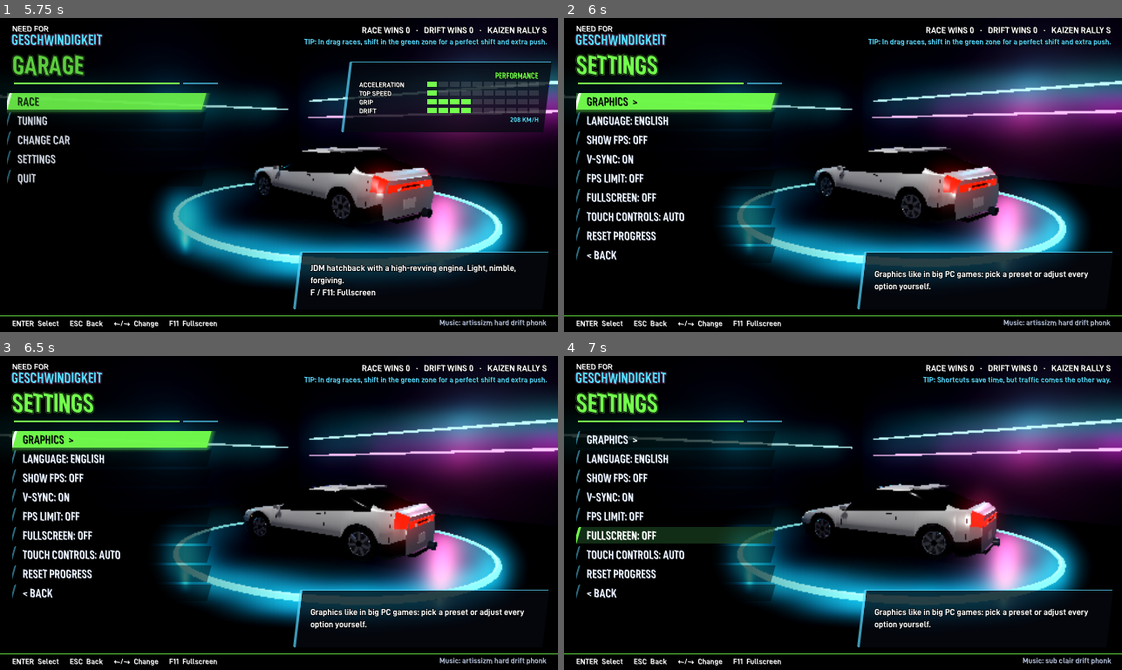
Above: before the commit, frames 1-4 (two rows, left to right).
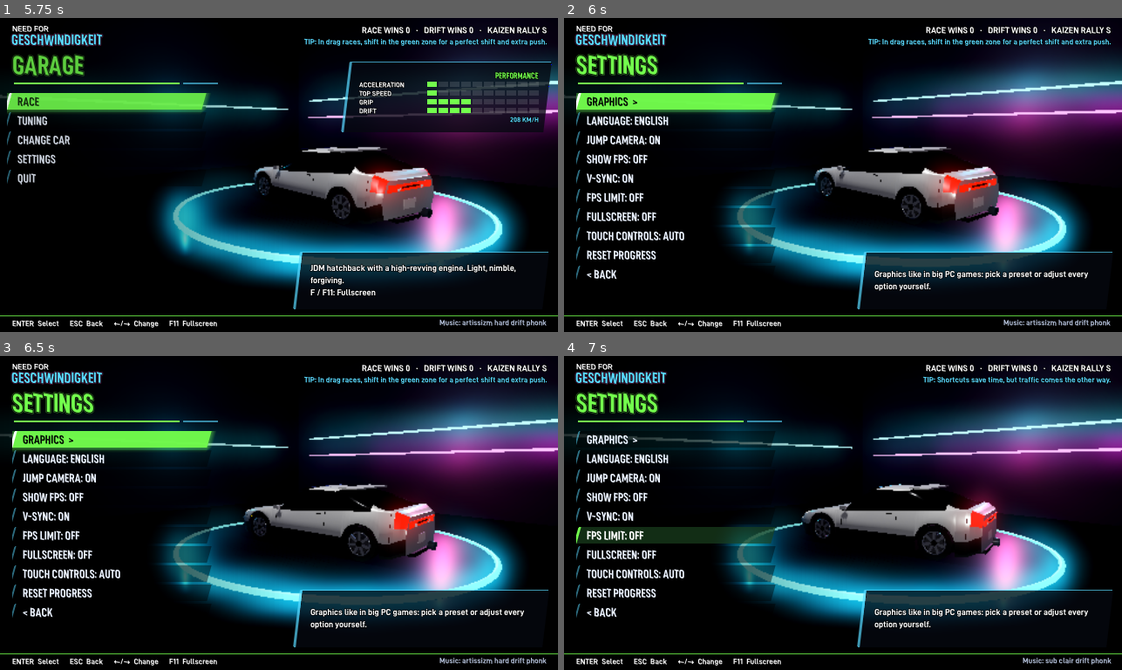
Above: after the commit, the same moments.

Repository: DesignStraub/underground-sprint
Game: Godot game, scene res://scenes/intro.tscn
Two runs of this game, one before a commit and one after it. Both use one fixed random seed, a clock stepped at 60 frames per second and the inputs below.
Inputs (mouse positions are in pixels of both pictures, inside the frame that each line leads up to):
- Up to frame 1 (5.75 s): tap Enter (ui_accept) at 0.5, 0.77, 1.07, 3.77, 4.07 s; move the mouse to (401, 159) at 0.52 s; hold D (steer_right) 0.53-1.25 s; hold C (camera) 0.53-1.25 s; click (401, 159) at 0.67 s; drag from (167, 190) to (251, 237) at 1.27 s; move the mouse to (334, 105) at 2.02 s; hold D (steer_right) 2.03-2.75 s; hold M (next_track) 2.03-2.75 s; click (334, 105) at 2.17 s; tap C (camera) at 2.3 s; drag from (251, 237) to (111, 127) at 2.77 s; move the mouse to (446, 222) at 3.52 s; hold A (steer_left) 3.53-4.25 s; hold C (camera) 3.53-4.25 s; tap N at 3.6 s; click (446, 222) at 3.67 s; tap F11 (fullscreen) at 4.15 s; drag from (111, 127) to (195, 96) at 4.27 s; move the mouse to (306, 175) at 5.02 s; hold S (brake) from 5.03 s (still down); hold C (camera) from 5.03 s (still down); tap F at 5.1 s; click (306, 175) at 5.17 s; tap Escape (pause) at 5.65 s
- Up to frame 2 (6 s): release S (brake) at 5.75 s; release C (camera) at 5.75 s; click "SETTINGS" at 5.75 s
- Up to frame 3 (6.5 s): no input
- Up to frame 4 (7 s): drag from (759, 434) to (731, 528) at 6.52 s

Frame 1 is identical in both runs. In frame 2, 2.2% of the frame differs, in the area x 2-22%, y 37-84%; in frame 3, 2.2%; in frame 4, 2.2%.

Commit message:
Sprungkamera wie in NFSU mit leichter Zeitlupe
Bei hohen, langen Sprüngen (Seesprung, Bahnrampe) schneidet das Bild auf eine feste Kamera schräg vor der
Landestelle: Flugbahn wird vorausgerechnet, Standort nur mit freier Sicht, Zoom hält das Auto gleich groß,
Aufhelllicht, Kino-Balken, Zeitlupe 0,45-0,7 mit dumpfem Ton. Einstellung Sprungkamera: An / Ohne Zeitlupe / Aus.

Co-Authored-By: Claude Opus 5.5 <noreply@anthropic.com>

Diff:
--- a/scripts/game_state.gd
+++ b/scripts/game_state.gd
@@ -39,6 +39,9 @@
 var pixel_look := false
 ## Touch-Knöpfe im Rennen: 0 Auto (nur Handy/Tablet), 1 immer, 2 nie
 var touch_mode := 0
+## Sprungkamera bei hohen Sprüngen: 0 an (mit Zeitlupe), 1 ohne Zeitlupe, 2 aus
+var jump_cam := 0
+const JUMP_CAM_NAMES := ["An", "Ohne Zeitlupe", "Aus"]
 ## "" = noch nicht gewählt (beim ersten Start fragt die Garage), sonst "en" oder "de"
 var language := ""
 var vsync := true
@@ -216,6 +219,8 @@
 			fps_limit = (fps_limit + 1) % FPS_LIMITS.size()
 		"touch":
 			touch_mode = (touch_mode + 1) % 3
+		"jumpcam":
+			jump_cam = posmod(jump_cam + dir, 3)
 		"show_fps":
 			show_fps = not show_fps
 	apply_display()
@@ -284,6 +289,8 @@
 			return tr("Sprache: ") + I18n.NAMES.get(language if language != "" else "en", "English")
 		"touch":
 			return tr("Touch-Steuerung: ") + tr(["Auto", "An", "Aus"][touch_mode])
+		"jumpcam":
+			return tr("Sprungkamera: ") + tr(JUMP_CAM_NAMES[jump_cam])
 	if GFX.has(key):
 		return tr(GFX[key]["label"]) + ": " + tr(GFX[key]["levels"][gfx[key]])
 	return key
@@ -402,7 +409,7 @@
 		"wins": wins, "drift_wins": drift_wins, "current_car": current_car, "race_index": race_index,
 		"best_times": best_times, "car_configs": car_configs, "won_events": won_events,
 		"gfx": {"preset": preset, "opts": gfx, "pixel": pixel_look, "vsync": vsync, "fps": fps_limit, "fullscreen": fullscreen,
-			"touch": touch_mode, "show_fps": show_fps},
+			"touch": touch_mode, "show_fps": show_fps, "jump_cam": jump_cam},
 		"language": language,
 	}, "\t"))
 
@@ -447,6 +454,7 @@
 	fps_limit = clampi(int(g.get("fps", 0)), 0, FPS_LIMITS.size() - 1)
 	fullscreen = bool(g.get("fullscreen", false))
 	touch_mode = clampi(int(g.get("touch", 0)), 0, 2)
+	jump_cam = clampi(int(g.get("jump_cam", 0)), 0, 2)
 	car_configs = {}
 	var cc: Dictionary = data.get("car_configs", {})
 	for car_id in cc:
--- a/scripts/garage.gd
+++ b/scripts/garage.gd
@@ -502,6 +502,7 @@
 	"fullscreen": "Vollbild (auch F / F11).",
 	"language": "Sprache des Spiels. Titel, Orte und Schilder bleiben deutsch.",
 	"touch": "Touch-Knöpfe im Rennen. Auto: nur auf Handy und Tablet.",
+	"jumpcam": "Bei hohen Sprüngen schaut eine Kamera schräg von vorn zu, wie in NFS Underground, dazu Zeitlupe.",
 }
 
 
@@ -511,7 +512,7 @@
 	_set_section("EINSTELLUNGEN")
 	var g := _button("Grafik  >", _show_graphics)
 	g.focus_entered.connect(func(): info.text = tr(SETTING_HINTS["graphics"]))
-	for key in ["language", "show_fps", "vsync", "fps", "fullscreen", "touch"]:
+	for key in ["language", "jumpcam", "show_fps", "vsync", "fps", "fullscreen", "touch"]:
 		_setting_button(key)
 	_button("Spielstand zurücksetzen", _confirm_reset)
 	_button("< Zurück", _show_main)
--- a/scripts/i18n.gd
+++ b/scripts/i18n.gd
@@ -178,6 +178,9 @@
 	"Unter der Hochbahn der U1 durch die Skalitzer Straße, über die Oberbaumbrücke, an der East Side Gallery entlang und über die Schillingbrücke zurück zum Kotti.":
 		"Under the elevated U1 along Skalitzer Straße, over the Oberbaumbrücke, past the East Side Gallery and back over the Schillingbrücke to Kotti.",
 	"Touch-Knöpfe im Rennen. Auto: nur auf Handy und Tablet.": "On-screen buttons in races. Auto: only on phones and tablets.",
+	"Sprungkamera: ": "Jump camera: ", "Ohne Zeitlupe": "No slow motion",
+	"Bei hohen Sprüngen schaut eine Kamera schräg von vorn zu, wie in NFS Underground, dazu Zeitlupe.":
+		"On big jumps a camera watches from ahead at an angle, like in NFS Underground, in slow motion.",
 }
 
 static var _added := false
--- a/scripts/player_car.gd
+++ b/scripts/player_car.gd
@@ -32,6 +32,17 @@
 const PERFECT_SHIFT := Vector2(7100.0, 7650.0)  # grüner Bereich zum Hochschalten
 const GOOD_SHIFT := 6200.0
 const CAM_NAMES := ["Verfolger", "Stoßstange", "Motorhaube"]
+## Sprungkamera wie in NFSU: bei hohen, langen Sprüngen schneidet das Bild auf eine feste Kamera knapp über dem
+## Boden schräg vor der Landestelle. Sie schaut dem Auto nach und zoomt so, dass es etwa gleich groß bleibt; dazu
+## Zeitlupe. Kurz nach dem Aufsetzen geht es zurück zur Fahrerkamera.
+const JUMP_CAM_PEAK := 1.6  # ab dieser vorhergesagten Höhe über dem Boden (m)
+const JUMP_CAM_TIME := 0.6  # und dieser Flugdauer (s); Kuppen bleiben darunter, Seesprung und Bahnrampe nicht
+const JC_AHEAD := 8.0  # Kamera so weit hinter der Landestelle
+const JC_SIDE := 6.0  # und so weit seitlich der Flugbahn (schräg von vorn statt frontal)
+const JC_HEIGHT := 1.3
+const JC_FRAME := 2.4  # halbe Bildhöhe am Auto (m): kleiner = näher heran
+const SLOW_REAL := 2.4  # Zeitlupe so stark, dass ein Sprung etwa so lange dauert (s, Echtzeit) ...
+const SLOW_RANGE := Vector2(0.45, 0.7)  # ... aber nur leicht: Zeitfaktor in diesem Bereich
 
 var controls_enabled := false
 var finished := false
@@ -126,6 +137,14 @@
 var _cam_yaw := 0.0
 var _cam_pos := Vector3.ZERO
 var _cam_init := false
+var jump_cam := false
+var _jc_pos := Vector3.ZERO
+var _jc_look := Vector3.ZERO
+var _jc_landed := false
+var _jc_hold := 0.0  # Echtzeit seit dem Aufsetzen
+var _slowmo := 1.0  # Zeitfaktor, weich ein- und ausgeblendet
+var _jc_slow := 1.0  # Ziel-Zeitfaktor dieses Sprungs
+var _jc_light: OmniLight3D  # Aufhelllicht auf der Kameraseite: nachts von vorn wäre das Auto sonst fast schwarz
 var _respawn_xf := Transform3D.IDENTITY
 var _last_prog := 0.0
 
@@ -649,6 +668,8 @@
 			_air_roll_v = clampf(-speed_lat * 0.15, -1.2, 1.2) if drop and absf(speed_lat) > 1.5 else 0.0
 		if not drop and not tumbling:
 			Sfx.play("whoosh", -8.0 + clampf(vy, 0.0, 8.0), randf_range(0.9, 1.1))
+		if not tumbling:
+			_jump_cam_check()
 		return
 	if g["water"]:
 		_splash()
@@ -672,6 +693,7 @@
 
 func _land(gh: float, water: bool) -> void:
 	var impact := -vy
+	_jc_landed = true
 	position.y = gh
 	if water:
 		airborne = false
@@ -728,6 +750,7 @@
 	if OS.get_cmdline_user_args().has("--tumblelog"):
 		print("UEBERSCHLAG v=%s quer=%.1f stärke=%.1f luft=%s %s" % [velocity, velocity.dot(global_basis.x), strength, airborne, get_stack()[1]["function"]])
 	tumbling = true
+	_jc_landed = true
 	rollovers += 1
 	crashes += 1
 	airborne = true
@@ -860,6 +883,9 @@
 
 
 func _update_camera(dt: float, sf: float) -> void:
+	if jump_cam:
+		_update_jump_cam(dt)
+		return
 	var base := 58.0 if cam_mode == 0 else 70.0
 	var target_fov := base + (14.0 if cam_mode == 0 else 24.0) * sf + (8.0 if nitro_on else 0.0)
 	_fov = lerpf(_fov, target_fov, dt * (6.0 if nitro_on else 2.5))
@@ -907,6 +933,7 @@
 	airborne = false
 	vy = 0.0
 	sinking = 0.0
+	_end_jump_cam()
 	_cam_init = false
 	_base_ok = false
 	_curb_y = 0.0
@@ -1039,3 +1066,155 @@
 				bi = i
 		return "Wand %s-%s bei %s" % [f[bi].snapped(Vector3.ONE * 0.1), f[bi + 1].snapped(Vector3.ONE * 0.1), p.snapped(Vector3.ONE * 0.1)]
 	return str(cs.shape)
+
+
+## Zeitlupe weich ein- und ausblenden, in Echtzeit (dt ist selbst schon verlangsamt). Nach dem Aufsetzen läuft sie
+## aus; bei Überschlag oder Wasser bleibt sie, bis die Kamera zurückschneidet.
+func _process(dt: float) -> void:
+	var real := dt / maxf(Engine.time_scale, 0.01)
+	var want := _jc_slow if jump_cam and GameState.jump_cam == 0 and (not _jc_landed or tumbling or sinking > 0.0) else 1.0
+	if _slowmo >= 1.0 and want >= 1.0:
+		return
+	_slowmo = move_toward(_slowmo, want, real * (4.0 if want < _slowmo else 2.5))
+	Engine.time_scale = _slowmo
+
+
+func _exit_tree() -> void:
+	Engine.time_scale = 1.0
+
+
+## Beim Absprung: wird der Sprung hoch und lang genug und gibt es einen Standort mit freier Sicht, Sprungkamera an
+func _jump_cam_check() -> void:
+	if jump_cam or GameState.jump_cam == 2 or drag_mode or not controls_enabled or track.is_empty():
+		return
+	var f := _predict_flight()
+	if OS.get_cmdline_user_args().has("--jumplog"):
+		print("SPRUNG vorhergesagt t=%.2f s höhe=%.1f m v=%.0f km/h" % [f["time"], f["peak"], velocity.length() * 3.6])
+	if f["peak"] < JUMP_CAM_PEAK or f["time"] < JUMP_CAM_TIME or f["loc"].is_empty():
+		return
+	var spot = _jump_cam_spot(f)
+	if OS.get_cmdline_user_args().has("--jumplog"):
+		print("SPRUNGKAMERA %s" % (str(spot) if spot != null else "kein freier Standort"))
+	if spot == null:
+		return
+	jump_cam = true
+	_jc_slow = clampf(f["time"] / SLOW_REAL, SLOW_RANGE.x, SLOW_RANGE.y)
+	_jc_landed = false
+	_jc_hold = 0.0
+	_jc_pos = spot
+	_jc_look = global_position + Vector3(0, 0.55, 0)
+	cam.top_level = true
+	cam.rotation = Vector3.ZERO
+	if _jc_light == null:
+		_jc_light = OmniLight3D.new()
+		_jc_light.top_level = true
+		_jc_light.omni_range = 6.0
+		_jc_light.light_energy = 1.4
+		_jc_light.light_color = Color(0.85, 0.9, 1.0)
+		add_child(_jc_light)
+	_jc_light.visible = true
+
+
+func _end_jump_cam() -> void:
+	if not jump_cam:
+		return
+	jump_cam = false
+	_jc_light.visible = false
+	_apply_cam()
+	cam.fov = _fov
+
+
+## Flugbahn vorausrechnen (geradeaus, ohne Luftwiderstand): Dauer, größte Höhe über dem Boden, Scheitel und
+## Landepunkt mit Lage auf der Strecke
+func _predict_flight() -> Dictionary:
+	var hv := Vector3(velocity.x, 0.0, velocity.z)
+	var p := global_position
+	var v := vy
+	var peak := 0.0
+	var apex := p
+	var t := 0.0
+	var step := 1.0 / 15.0
+	while t < 4.0:
+		t += step
+		v -= GRAVITY * step
+		p += hv * step
+		p.y += v * step
+		var l := Track.locate(track, p)
+		var g := Track.ground(track, l, p)
+		var floor_y: float = g["base"] - 0.5 if g["water"] else g["h"]
+		if p.y <= floor_y and v < 0.0:
+			return {"time": t, "peak": peak, "apex": apex, "land": Vector3(p.x, floor_y, p.z), "loc": l}
+		if p.y - g["h"] > peak:
+			peak = p.y - g["h"]
+			apex = p
+	return {"time": t, "peak": peak, "apex": apex, "land": p, "loc": {}}
+
+
+## Kamerastandort: ein Stück hinter der Landestelle, seitlich versetzt (zur Straßenmitte hin, sonst zur anderen
+## Seite, notfalls näher), knapp über dem Boden; nur wenn von dort Absprung, Scheitel und Landung frei zu sehen sind
+func _jump_cam_spot(f: Dictionary) -> Variant:
+	var l: Dictionary = f["loc"]
+	var p: Dictionary = l["path"]
+	var c: Curve3D = p["curve"]
+	var fr := Track.frame_at(c, l["d"])
+	var d: float = l["d"] + JC_AHEAD * (1.0 if velocity.dot(fr["fwd"]) >= 0.0 else -1.0)
+	var fc := Track.frame_at(c, d)
+	var main: bool = p["id"] == 0
+	# Hauptstraße: bis auf den Gehweg; Nebenwege: innerhalb ihrer (unsichtbaren) Randmauern
+	var reach: float = Track.hw(track, d) + Track.WALK - 1.2 if main else p["half_w"] - 0.4
+	var lat: float = l["lat"]
+	var first := -signf(lat) if absf(lat) > 0.3 else 1.0
+	var space := get_world_3d().direct_space_state
+	# erst weit seitlich (tief, dann höher über Geländer und Mauern hinweg), dann näher an der Flugbahn
+	for c2 in [[JC_SIDE, JC_HEIGHT], [-JC_SIDE, JC_HEIGHT], [JC_SIDE, 2.6], [-JC_SIDE, 2.6], [JC_SIDE * 0.6, JC_HEIGHT], [-JC_SIDE * 0.6, JC_HEIGHT]]:
+		var cl := clampf(lat + c2[0] * first, -reach, reach)
+		if absf(cl - lat) < 2.0:
+			continue
+		var g := Track.ground_path(track, p["id"], d, cl, absf(cl) - Track.hw(track, d) if main else -1.0)
+		var pos: Vector3 = fc["pos"] + fc["right"] * cl
+		pos.y = g["h"] + c2[1]
+		var ok := _sight(space, pos, global_position + Vector3(0, 1.0, 0)) and _sight(space, pos, f["apex"] + Vector3(0, 0.6, 0)) \
+				and _sight(space, pos, f["land"] + Vector3(0, 1.0, 0)) and _free(space, pos)
+		if OS.get_cmdline_user_args().has("--jumplog"):
+			print("  quer %.1f -> %.1f höhe %.1f: %s" % [lat, cl, c2[1], "frei" if ok else "verdeckt"])
+		if ok:
+			return pos
+	return null
+
+
+func _sight(space: PhysicsDirectSpaceState3D, a: Vector3, b: Vector3) -> bool:
+	var q := PhysicsRayQueryParameters3D.create(a, b)
+	q.exclude = [get_rid()]
+	return space.intersect_ray(q).is_empty()
+
+
+func _free(space: PhysicsDirectSpaceState3D, pos: Vector3) -> bool:
+	var q := PhysicsShapeQueryParameters3D.new()
+	var sph := SphereShape3D.new()
+	sph.radius = 0.5
+	q.shape = sph
+	q.transform = Transform3D(Basis(), pos)
+	q.exclude = [get_rid()]
+	return space.intersect_shape(q, 1).is_empty()
+
+
+func _update_jump_cam(dt: float) -> void:
+	var real := dt / maxf(Engine.time_scale, 0.01)
+	if _jc_landed:
+		_jc_hold += real
+		if _jc_hold > (1.4 if tumbling or sinking > 0.0 else 0.45):
+			_end_jump_cam()
+			return
+	var target := global_position + Vector3(0, 0.55, 0)
+	_jc_look = _jc_look.lerp(target, 1.0 - exp(-real * 14.0))
+	var dist := _jc_pos.distance_to(_jc_look)
+	cam.global_position = _jc_pos
+	if dist > 0.5:
+		cam.look_at(_jc_look, Vector3.UP)
+	cam.fov = clampf(rad_to_deg(2.0 * atan(JC_FRAME / maxf(dist, 0.1))), 9.0, 60.0)
+	_jc_light.global_position = target + (_jc_pos - target).normalized() * 3.0 + Vector3(0, 1.0, 0)
+	_shake_t += real
+	var amp := _shake * 0.06
+	cam.h_offset = sin(_shake_t * 41.0) * amp
+	cam.v_offset = sin(_shake_t * 53.0 + 1.3) * amp
+	_shake = move_toward(_shake, 0.0, real * 3.0)
--- a/scripts/race.gd
+++ b/scripts/race.gd
@@ -54,6 +54,9 @@
 var env: Environment
 var moon: DirectionalLight3D
 var _reverb: AudioEffectReverb
+var _lowpass: AudioEffectLowPassFilter  # Zeitlupe: Motor und Effekte klingen dumpf
+var _bars: Array[ColorRect] = []  # Kino-Balken bei der Sprungkamera
+var _bars_k := 0.0
 var _tunnel_k := 0.0
 var _in_tunnel := false
 var _district_i := -1
@@ -355,11 +358,21 @@
 		AudioServer.add_bus_effect(idx, rv)
 	_reverb = AudioServer.get_bus_effect(idx, 0)
 	_reverb.wet = 0.0
+	for i in AudioServer.get_bus_effect_count(idx):
+		if AudioServer.get_bus_effect(idx, i) is AudioEffectLowPassFilter:
+			_lowpass = AudioServer.get_bus_effect(idx, i)
+	if _lowpass == null:
+		_lowpass = AudioEffectLowPassFilter.new()
+		AudioServer.add_bus_effect(idx, _lowpass)
+	_lowpass.cutoff_hz = 20000.0
 
 
 func _exit_tree() -> void:
 	if _reverb:
 		_reverb.wet = 0.0
+	if _lowpass:
+		_lowpass.cutoff_hz = 20000.0
+	Engine.time_scale = 1.0
 
 
 var mood: Dictionary = {}
@@ -493,6 +506,15 @@
 	fx_mat.shader = SPEED_FX
 	fx.material = fx_mat
 	fx_layer.add_child(fx)
+	for top in [true, false]:
+		var bar := ColorRect.new()
+		bar.color = Color.BLACK
+		bar.mouse_filter = Control.MOUSE_FILTER_IGNORE
+		bar.anchor_right = 1.0
+		bar.anchor_top = 0.0 if top else 1.0
+		bar.anchor_bottom = bar.anchor_top
+		fx_layer.add_child(bar)
+		_bars.append(bar)
 
 	var layer := CanvasLayer.new()
 	layer.layer = 1
@@ -653,6 +675,7 @@
 
 	_update_world(dt)
 	_update_hud()
+	_update_cinema(dt)
 
 
 ## Tunnel: dunkler, Hall an, Wusch beim Reinfahren. Viertel: Name einblenden.
@@ -1021,6 +1044,8 @@
 func _toggle_pause() -> void:
 	var p := not get_tree().paused
 	get_tree().paused = p
+	if p:
+		Engine.time_scale = 1.0  # Menü nicht in Zeitlupe; die Sprungkamera stellt sie danach wieder ein
 	pause_panel.visible = p
 	if p:
 		(pause_panel.get_child(1) as Button).grab_focus()
@@ -1033,6 +1058,21 @@
 func _fmt(t: float) -> String:
 	return "%d:%05.2f" % [int(t) / 60, fmod(t, 60.0)]
 
+
+
+## Sprungkamera: schwarze Balken oben und unten einfahren, Tempolinien aus, Ton in der Zeitlupe dumpf
+func _update_cinema(dt: float) -> void:
+	var real := dt / maxf(Engine.time_scale, 0.01)
+	_bars_k = move_toward(_bars_k, 1.0 if player.jump_cam else 0.0, real * 5.0)
+	var h := get_viewport().get_visible_rect().size.y * 0.09 * smoothstep(0.0, 1.0, _bars_k)
+	_bars[0].offset_bottom = h
+	_bars[1].offset_top = -h
+	if _bars_k > 0.0:
+		fx_mat.set_shader_parameter("lines", 0.0)
+		fx_mat.set_shader_parameter("blur", 0.0)
+	if _lowpass:
+		var slow := clampf((1.0 - Engine.time_scale) / 0.5, 0.0, 1.0)
+		_lowpass.cutoff_hz = lerpf(20000.0, 900.0, slow)
 
 
 func _flash(text: String, col: Color) -> void:
Not shown, changed: release/ITCH_PAGE.md
